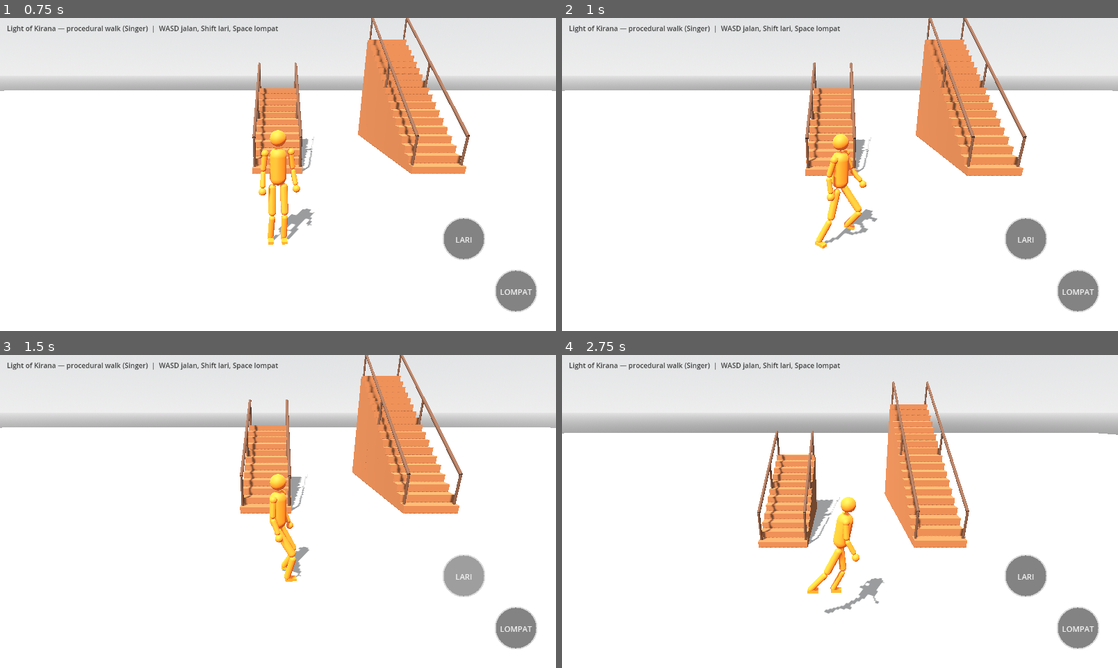
Above: before the commit, frames 1-4 (two rows, left to right).
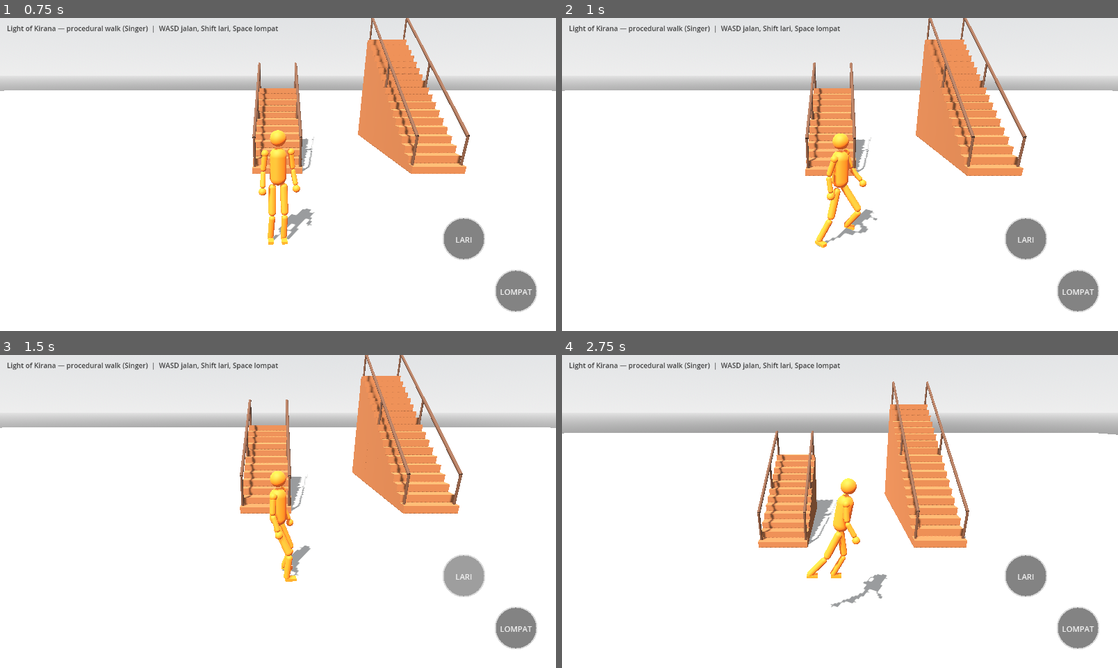
Above: after the commit, the same moments.

Repository: bagus123triga/light-of-kirana
Game: Godot game, scene res://scenes/main.tscn
Same seed, same stepped clock (60 frames per second), same inputs: the game is played once before the commit and once after it.
Inputs (mouse positions are in pixels of both pictures, inside the frame that each line leads up to):
- Up to frame 1 (0.75 s): tap Enter at 0.5 s; drag from (55, 271) to (333, 105) at 0.52 s
- Up to frame 2 (1 s): no input
- Up to frame 3 (1.5 s): drag from (461, 577) to (250, 574) at 1.27 s
- Up to frame 4 (2.75 s): move the mouse to (1079, 627) at 2.02 s; hold D from 2.03 s (still down); hold Shift from 2.03 s (still down); click (1079, 627) at 2.17 s

Frame 1 is identical in both runs. In frame 2, 0.3% of the frame differs, in the area x 45-57%, y 36-74%; in frame 3, 0.6%; in frame 4, 1.5%, in the area x 44-59%, y 39-83%.

Commit message:
Revert stair IK changes

Diff:
--- a/scripts/procedural_humanoid.gd
+++ b/scripts/procedural_humanoid.gd
@@ -318,22 +318,11 @@
 		stair_next_foot = 0
 
 
-func _ground_hit(point: Vector3, collision_mask: int) -> Dictionary:
+func _foot_ground_y(point: Vector3) -> float:
 	var query := PhysicsRayQueryParameters3D.create(point + Vector3.UP * 2.0, point + Vector3.DOWN * 3.0)
 	query.exclude = [get_rid()]
-	query.collision_mask = collision_mask
-	return get_world_3d().direct_space_state.intersect_ray(query)
-
-
-func _foot_ground_y(point: Vector3) -> float:
-	# The invisible ramp is collision layer 1; real tread tops are layer 2.
-	# Prefer the tread so each foot can stand on its own step while the
-	# CharacterBody3D continues to ride the smooth ramp.
-	var hit: Dictionary = {}
-	if is_on_stairs:
-		hit = _ground_hit(point, 2)
-	if hit.is_empty():
-		hit = _ground_hit(point, 1 if is_on_stairs else 3)
+	query.collision_mask = 3
+	var hit := get_world_3d().direct_space_state.intersect_ray(query)
 	return float(hit.position.y) + 0.05 if not hit.is_empty() else global_position.y + 0.05
 
 
@@ -347,17 +336,15 @@
 	var half_length := 0.075
 	var heel_point := point - forward_axis * half_length
 	var toe_point := point + forward_axis * half_length
-	# Query actual tread tops first; only use the invisible ramp or ground
-	# when a heel/toe is outside the visible staircase geometry.
-	var heel_hit: Dictionary = {}
-	var toe_hit: Dictionary = {}
-	if is_on_stairs:
-		heel_hit = _ground_hit(heel_point, 2)
-		toe_hit = _ground_hit(toe_point, 2)
-	if heel_hit.is_empty():
-		heel_hit = _ground_hit(heel_point, 1 if is_on_stairs else 3)
-	if toe_hit.is_empty():
-		toe_hit = _ground_hit(toe_point, 1 if is_on_stairs else 3)
+	var heel_query := PhysicsRayQueryParameters3D.create(heel_point + Vector3.UP * 2.0, heel_point + Vector3.DOWN * 3.0)
+	var toe_query := PhysicsRayQueryParameters3D.create(toe_point + Vector3.UP * 2.0, toe_point + Vector3.DOWN * 3.0)
+	heel_query.exclude = [get_rid()]
+	toe_query.exclude = [get_rid()]
+	heel_query.collision_mask = 3
+	toe_query.collision_mask = 3
+	var space := get_world_3d().direct_space_state
+	var heel_hit := space.intersect_ray(heel_query)
+	var toe_hit := space.intersect_ray(toe_query)
 	if heel_hit.is_empty() and toe_hit.is_empty():
 		return Vector2(point.y, 0.0)
 	var heel_y := float(heel_hit.position.y) if not heel_hit.is_empty() else float(toe_hit.position.y)
@@ -748,11 +735,6 @@
 		for i in 2:
 			var idle_side := -1.0 if i == 0 else 1.0
 			var idle_foot := global_position + right * idle_side * STEP_LATERAL + forward * 0.05
-			if is_on_stairs:
-				# Keep a small fore/aft stagger at idle. Near a riser this lets
-				# the left and right feet settle on adjacent treads naturally.
-				var stair_forward := Vector3(stair_up_direction.x, 0.0, stair_up_direction.z).normalized()
-				idle_foot += stair_forward * (0.10 if i == 0 else -0.10)
 			idle_foot.y = _foot_ground_y(idle_foot)
 			foot_planted_pos[i] = foot_planted_pos[i].move_toward(idle_foot, delta * 2.5)
 			foot_target_pos[i] = idle_foot
@@ -828,23 +810,32 @@
 	if moving and (foot_stepping[0] or foot_stepping[1] or flight_timer > 0.0):
 		var cycle := swing if not is_running else swing * 0.8
 		gait_phase += delta * PI / maxf(cycle, 0.2)
-	var leg_len := LEG_UPPER + LEG_LOWER
-	# Solve the hip ceiling independently for each ankle. Unlike flat ground,
-	# two feet on different stair treads have different vertical offsets.
-	# The lowest reachable ceiling wins, so the pelvis lowers just enough
-	# for both knees/ankles to remain inside the two-bone IK reach.
-	var hip_ceiling := INF
+	var horiz_max := 0.0
 	for i in 2:
-		var foot_at_land := foot_target_pos[i] if foot_stepping[i] else foot_planted_pos[i]
-		var body_at_land := global_position
+		# ANTICIPATORY ceiling (Bagus, 2026-11-09 — run dragged the
+		# feet, 92 clamps): a stepping foot counts by where it WILL
+		# land relative to the body at landing (target minus the body
+		# travel left in the swing), not where it is now. The old
+		# ceiling only saw planted feet, so it dropped suddenly the
+		# frame a foot landed 0.27 m ahead and the spring lagged
+		# behind it, clamping the ankle on nearly every run frame.
+		# The hip now pre-dips during the swing and is already low
+		# enough when the foot touches down.
+		var p: Vector3
 		if foot_stepping[i]:
 			var remain := swing * (1.0 - foot_step_t[i])
-			body_at_land += horizontal_motion * remain
-		var relative_ankle := foot_at_land - body_at_land
-		var horizontal_sq := relative_ankle.x * relative_ankle.x + relative_ankle.z * relative_ankle.z
-		var vertical_reach := sqrt(maxf(leg_len * leg_len - horizontal_sq, 0.0))
-		var foot_ceiling := relative_ankle.y + vertical_reach
-		hip_ceiling = minf(hip_ceiling, foot_ceiling)
+			var body_at_land := global_position + horizontal_motion * remain
+			p = foot_target_pos[i] - body_at_land
+		else:
+			p = foot_planted_pos[i] - global_position
+		p.y = 0.0
+		horiz_max = maxf(horiz_max, p.length())
+	var leg_len := LEG_UPPER + LEG_LOWER
+	# Ceiling is ankle height (0.05) + the vertical reach left over
+	# after the horizontal offset. The old formula forgot the +0.05,
+	# capping the hip 5 cm too low — that 5 cm was exactly the idle
+	# knee bend (0.16 m) that would not go away.
+	var hip_ceiling := 0.05 + sqrt(maxf(leg_len * leg_len - horiz_max * horiz_max, 0.55 * 0.55))
 	var bob := sin(gait_phase * 2.0) * 0.02 * speed_factor if moving else sin(time_alive * 1.6) * 0.012
 	var flight_lift := 0.05 if flight_timer > 0.0 else 0.0
 	# Run slack: the hip sits below the ceiling while running, so the
@@ -896,31 +887,15 @@
 			foot_planted_pos[i].y = 0.05 + minf(maxf(behind - 0.08, 0.0) * 0.42, 0.17)
 
 	# --- Two-bone IK + foot placement ---
-	# Sample each tread BEFORE solving the leg. This keeps the ankle, shin,
-	# knee and sole on the same target instead of moving only the foot mesh
-	# after the IK chain has already been solved.
+	# Visual ankle is clamped to leg reach so the shin can never detach
+	# from the foot, even at the far end of a stride (Singer's pendulum
+	# body does this by dipping the hip; the clamp is the safety net).
+	# The clamp counter is a test signal: if it fires often while
+	# running, the feet are being dragged (ngesot).
 	for i in 2:
 		var side := -1.0 if i == 0 else 1.0
-		var step_dir := foot_target_pos[i] - foot_from_pos[i]
-		var want_yaw := facing_yaw
-		if foot_stepping[i] and step_dir.length() > 0.01:
-			want_yaw = atan2(step_dir.x, step_dir.z)
-		var yaw_diff := clampf(wrapf(want_yaw - facing_yaw, -PI, PI), deg_to_rad(-45.0), deg_to_rad(45.0))
-		foot_yaw[i] = lerp_angle(foot_yaw[i], facing_yaw + yaw_diff, clampf(delta * 10.0, 0.0, 1.0))
-
+		var hip_joint := hip_global + right * side * 0.09
 		var ankle := foot_planted_pos[i]
-		var foot_pitch := 0.0
-		var foot_fwd := Vector3(sin(foot_yaw[i]), 0.0, cos(foot_yaw[i]))
-		if is_on_stairs and on_floor_now and jump_state == 0:
-			var surface_alignment := _foot_surface_alignment(ankle, foot_fwd)
-			if not foot_stepping[i]:
-				ankle.y = surface_alignment.x
-				foot_planted_pos[i].y = ankle.y
-				foot_pitch = -surface_alignment.y
-		if foot_stepping[i]:
-			foot_pitch += sin(PI * clampf(foot_step_t[i], 0.0, 1.0)) * 0.35
-
-		var hip_joint := hip_global + right * side * 0.09
 		var to_ankle := ankle - hip_joint
 		if to_ankle.length() > LEG_UPPER + LEG_LOWER - 0.01:
 			ankle = hip_joint + to_ankle.normalized() * (LEG_UPPER + LEG_LOWER - 0.01)
@@ -929,7 +904,38 @@
 		knee_pos[i] = knee
 		_place_limb(thigh_mesh[i], hip_joint, knee)
 		_place_limb(shin_mesh[i], knee, ankle)
-
+		# Foot orientation (Bagus, 2026-11-09): the sole must FOLLOW
+		# the movement direction. The old code set the foot's LOCAL
+		# rotation.y = facing_yaw on top of the body's own facing_yaw
+		# — the yaw was doubled, so when turning left/right the feet
+		# pointed backwards / tilted. Now the foot is placed by its
+		# GLOBAL transform: yaw tracks the step direction while
+		# stepping, the facing while planted; pitch lets the toe drop
+		# mid-swing (foot dangles) and is flat (0) when planted.
+		var step_dir := foot_target_pos[i] - foot_from_pos[i]
+		var want_yaw := facing_yaw
+		if foot_stepping[i] and step_dir.length() > 0.01:
+			want_yaw = atan2(step_dir.x, step_dir.z)
+		# Foot yaw is CLAMPED to +-45 degrees from the body facing
+		# (Bagus, 2026-11-09). A human foot cannot spin all the way
+		# round — the old code let it follow the step direction
+		# without limit, so on sharp turns the sole rotated fully.
+		var yaw_diff := clampf(wrapf(want_yaw - facing_yaw, -PI, PI), deg_to_rad(-45.0), deg_to_rad(45.0))
+		foot_yaw[i] = lerp_angle(foot_yaw[i], facing_yaw + yaw_diff, clampf(delta * 10.0, 0.0, 1.0))
+		var foot_pitch := 0.0
+		var foot_fwd := Vector3(sin(foot_yaw[i]), 0, cos(foot_yaw[i]))
+		if is_on_stairs and on_floor_now and jump_state == 0:
+			var surface_alignment := _foot_surface_alignment(ankle, foot_fwd)
+			if not foot_stepping[i]:
+				# Keep the planted ankle on the average heel/toe contact height.
+				ankle.y = surface_alignment.x
+				foot_planted_pos[i].y = ankle.y
+			# During swing preserve the animated toe lift; once planted,
+			# rotate the sole to match the tread plane like the reference demo.
+			if not foot_stepping[i]:
+				foot_pitch = -surface_alignment.y
+		if foot_stepping[i]:
+			foot_pitch += sin(PI * clampf(foot_step_t[i], 0.0, 1.0)) * 0.35
 		var foot_pos := ankle + foot_fwd * 0.07
 		foot_pos.y = ankle.y
 		foot_mesh[i].global_transform = Transform3D(Basis.from_euler(Vector3(foot_pitch, foot_yaw[i], 0.0)), foot_pos)
